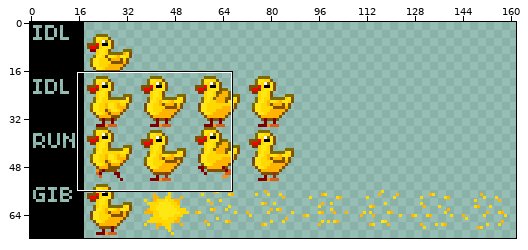
A sprite sheet gets an edit: CLeF - Common/monsters/clef/critter/bonusduck/body.png. Above: a wide view before the commit, with the close-up outlined.
Close-up. As it was:
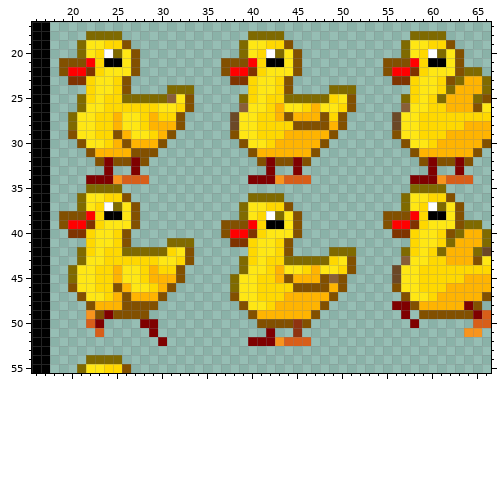
The file is 162x72 pixels. Shown: x 16..66, y 17..55.
Now the later version:
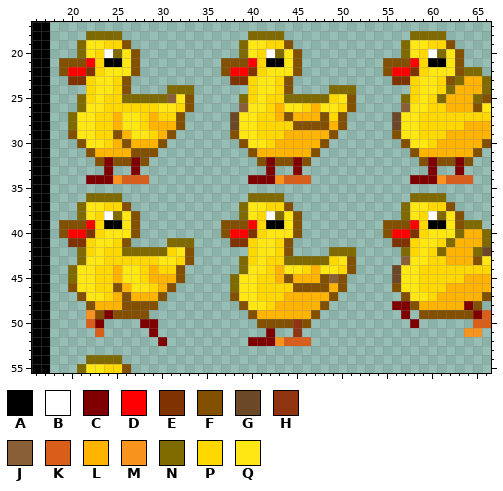
Palette (. is transparent): A #000000  B #ffffff  C #7f0000  D #ff0000  E #7f3300  F #825000  G #6b4827  H #8f3311  J #895f37  K #d85e19  L #ffb401  M #f8941d  N #7f6a00  P #ffd800  Q #ffe714
Message: Clipping bugfix for Bonus Duck critter
From old to new:
{"y":35,"x":22,"old":"NNNN","new":"...."}
{"y":35,"x":58,"old":"NNNN","new":"...."}
{"y":36,"x":21,"old":"NQQPPF","new":".NNNN."}
{"y":36,"x":57,"old":"NQQPPF","new":".NNNN."}
{"y":37,"x":23,"old":"PBNQF","new":"QPPF."}
{"y":37,"x":59,"old":"PBNQF","new":"QPPF."}
{"y":38,"x":19,"old":"FFFD","new":"..NQ"}
{"y":38,"x":24,"old":"AA","new":"BN"}
{"y":38,"x":55,"old":"FFFD","new":"..NQ"}
{"y":38,"x":60,"old":"AA","new":"BN"}
{"y":39,"x":20,"old":"DDE","new":"FFD"}
{"y":39,"x":24,"old":"QQ","new":"AA"}
{"y":39,"x":56,"old":"DDE","new":"FFD"}
{"y":39,"x":60,"old":"QQ","new":"AA"}
{"y":40,"x":19,"old":".EEPQ","new":"FDDEP"}
{"y":40,"x":25,"old":"PF.","new":"QQF"}
{"y":40,"x":55,"old":".EEPQ","new":"FDDEP"}
{"y":40,"x":61,"old":"PF","new":"QQ"}
{"y":41,"x":20,"old":"..","new":"EE"}
{"y":41,"x":56,"old":"..","new":"EE"}
{"label":"changed","picture_box":[59,184,140,247]}
{"label":"changed","picture_box":[383,184,464,247]}
